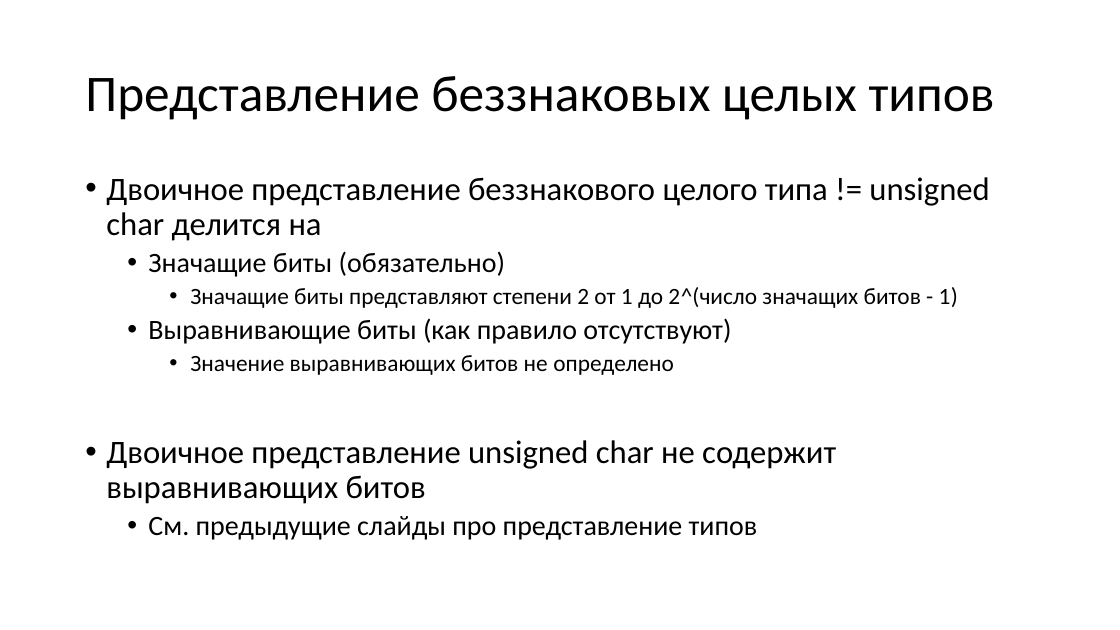
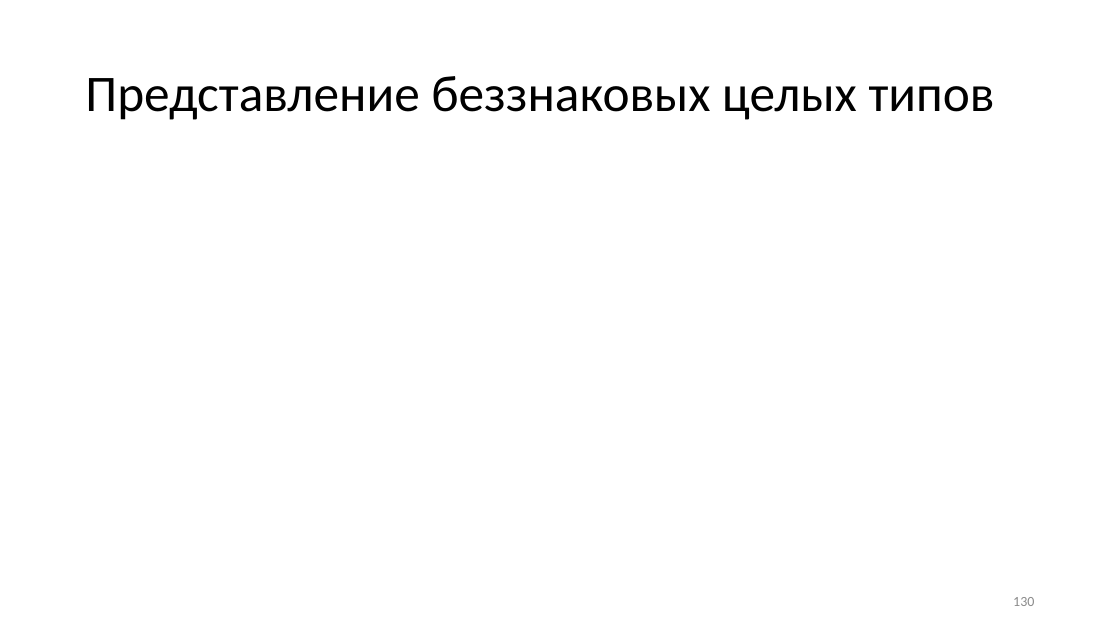
Before and after one commit to Evgueni-Petrov-aka-espetrov/Algorithms-and-Programming-in-C-pptx, a slide deck: slide 130 of 03.5 Типы языка С.pptx (slide 20 before the commit). Drawn at 1120x630 pixels with LibreOffice and Linux fonts; fonts in the diff are those of the drawing. Boxes give left, top, right and bottom in pixels: in the first picture for what was removed or moved away, otherwise in the second. Text is boxed around its words. In the diff, an @@ line names an element or a change of style, - is before the commit and + after.

```diff
--- a/03.5 Типы языка С.pptx
+++ b/03.5 Типы языка С.pptx
@@ text removed at bbox=[106, 177, 989, 540] @@
-• Двоичное представление беззнакового целого типа != unsigned char делится на
-  • Значащие биты (обязательно)
-    • Значащие биты представляют степени 2 от 1 до 2^(число значащих битов - 1)
-  • Выравнивающие биты (как правило отсутствуют)
-    • Значение выравнивающих битов не определено
-• Двоичное представление unsigned char не содержит выравнивающих битов
-  • См. предыдущие слайды про представление типов
@@ page number added at bbox=[1013, 597, 1034, 606], 12 pt, text #8C8C8C @@
+130
```
Also in this commit, not shown: 14 other slides changed, 142 slides added, 13 slides removed.
